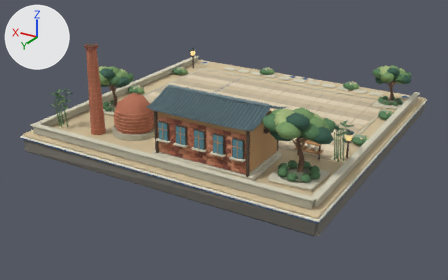
The Blender file art/blender/opt/01-guyao.blend, before and after one commit.
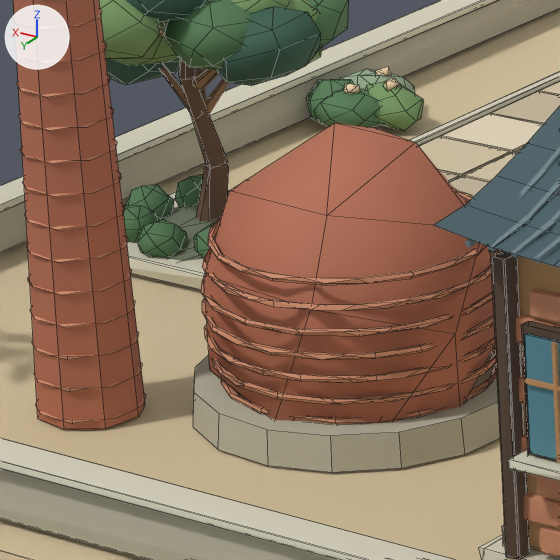
There are two pictures of each version: one whole from a 50 mm camera at (-19.29, 36.16, 14.94) aimed at (0.13, 3.79, -1.25), one close up on the part from 19% to 36% of the width and 27% to 55% of the height. The axes (+X, +Y, +Z) are drawn at upper left. The lights are the same throughout. The first two pictures are the older version. The close-ups show mesh edges as thin lines.

The scene before the commit, as lines of its bpy script (objects in view):
```python
me_back_coping_001 = bpy.data.meshes.new('Back coping.001')
me_back_coping_001.from_pydata(...)  # 17 vertices, 24 faces; spans x -9.5..9.5, y -0.2..0.2, z -0.1..0.0
me_back_coping_001.materials.append(mat_stone_light)  # pale yellow #d8d4be
me_historic_egg_kiln_001 = bpy.data.meshes.new('Historic egg kiln.001')
me_historic_egg_kiln_001.from_pydata(...)  # 22 vertices, 25 faces; spans x -1.04..1.04, y -0.99..0.99, z -0.99..0.99
me_historic_egg_kiln_001.polygons.foreach_set('use_smooth', [True] * 25)
me_historic_egg_kiln_001.materials.append(mat_brick)  # orange #b77055
me_mounded_planting_055 = bpy.data.meshes.new('Mounded planting.055')
me_mounded_planting_055.from_pydata(...)  # 22 vertices, 25 faces; spans x -1.04..1.04, y -0.99..0.99, z -0.99..0.99
me_mounded_planting_055.polygons.foreach_set('use_smooth', [True] * 25)
me_mounded_planting_055.materials.append(mat_leaf_mid)  # green #547d54
ob_back_coping = bpy.data.objects.new('Back coping', me_back_coping_001)
ob_back_coping.location = (0.0, 11.4, 0.56)
ob_historic_egg_kiln = bpy.data.objects.new('Historic egg kiln', me_historic_egg_kiln_001)
ob_historic_egg_kiln.location = (4.05, 8.0, 1.0)
ob_historic_egg_kiln.rotation_euler = (0.281, 0.103, 6.016)  # degrees (16, 5.9, 345)
ob_historic_egg_kiln.scale = (1.35, 1.3, 1.48)
ob_layered_leaf_crown_024 = bpy.data.objects.new('Layered leaf crown.024', me_mounded_planting_055)
ob_layered_leaf_crown_024.location = (6.992, 5.045, 2.21)
ob_layered_leaf_crown_024.rotation_euler = (0.288, 0.089, 1.952)  # degrees (17, 5.1, 112)
ob_layered_leaf_crown_024.scale = (0.552, 0.501, 0.34)
# also in view: 'Back garden wall' at (0.0, 11.4, 0.24); 'Mounded planting.012' at (8.44, 1.99, 0.22); 'Rounded garden shrub.014' at (7.69, 6.36, 0.3); 'Layered leaf crown.034' at (7.12, 6.04, 2.34); 'Kiln brick course.005' at (4.05, 8.0, 1.39)
```
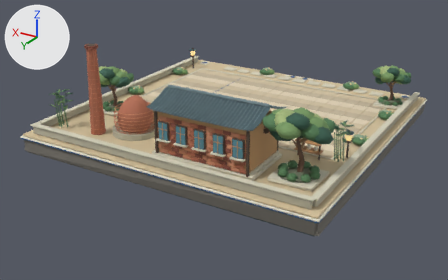
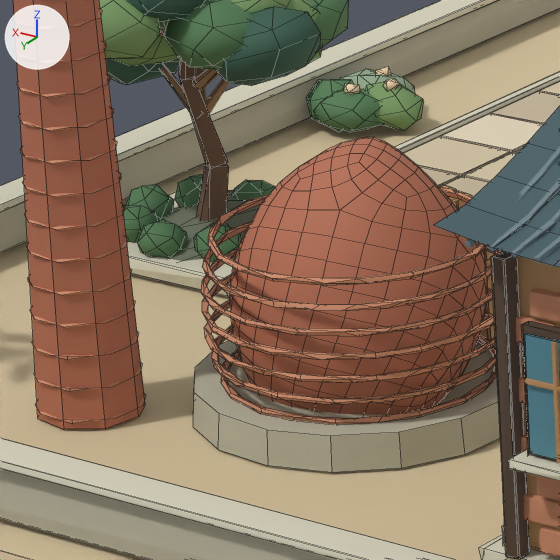
The edits, one by one:
Object 'Historic egg kiln' (ob_historic_egg_kiln) gains a SUBSURF modifier named 'KilnSmooth'.
Modifier setting: levels = 2.

Where the change shows, as pixel boxes [x1, y1, x2, y2] in the close-ups (560 x 560 px):
'Historic egg kiln', modifiers changed (11% narrower, 7% shorter): before [204, 123, 495, 423]; after [229, 137, 488, 415]
